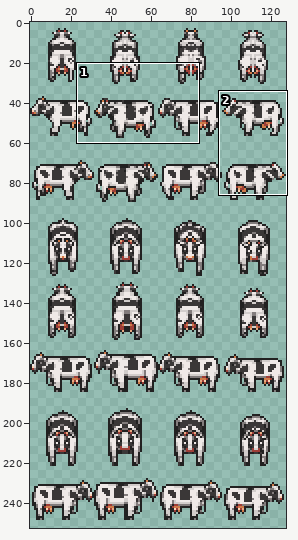
File history of a sprite sheet, public/assets/cow.png. The first picture is a wide view before the edit; the outline marks the close-up.
Close-up. As it was:
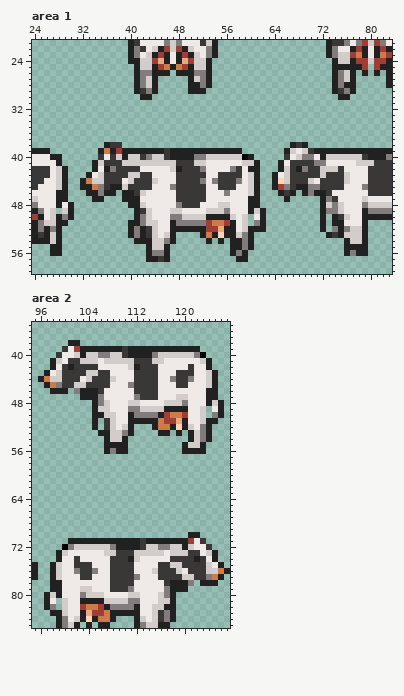
The file is 128x256 pixels. Shown: area 1: x 24..83, y 21..59; area 2: x 95..127, y 35..85. The wide view leaves out empty margins. The commit also changed other parts of the picture, which this record leaves out.
New version:
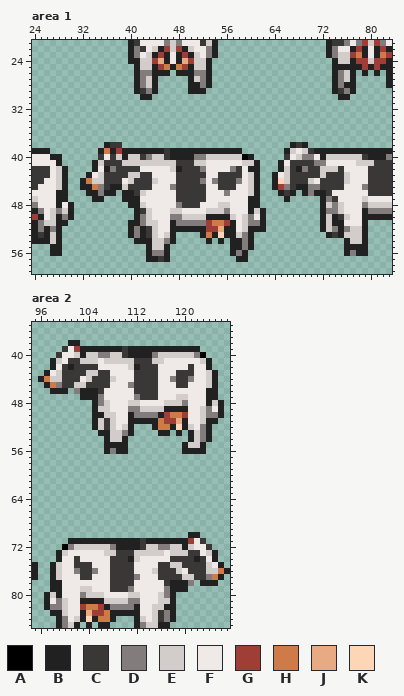
Palette (. is transparent): A #000000  B #222121  C #3a3737  D #827c7c  E #d2cdcb  F #efe9e7  G #9e3e37  H #cf7b49  J #e7aa83  K #fdd5b7
What changed:
Area 1:
Colour B now appears in row 25 at x 80.
Colour D now appears in row 49 at x 28; in rows 50 to 51 at x 60.
Colour E now appears in rows 50 to 52 at x 73.
Area 2:
Colour D now appears in rows 49 to 50 at x 124; in rows 81 to 82 at x 99.
Colour E now appears in rows 51 to 52 at x 106.
Where, in picture pixels (left, top, right, bottom), the same in both close-ups:
added: (368, 64, 374, 70)
added: (56, 208, 62, 214)
added: (248, 214, 254, 226)
added: (326, 214, 332, 232)
added: (206, 406, 212, 418)
added: (98, 418, 104, 430)
added: (56, 598, 62, 610)
